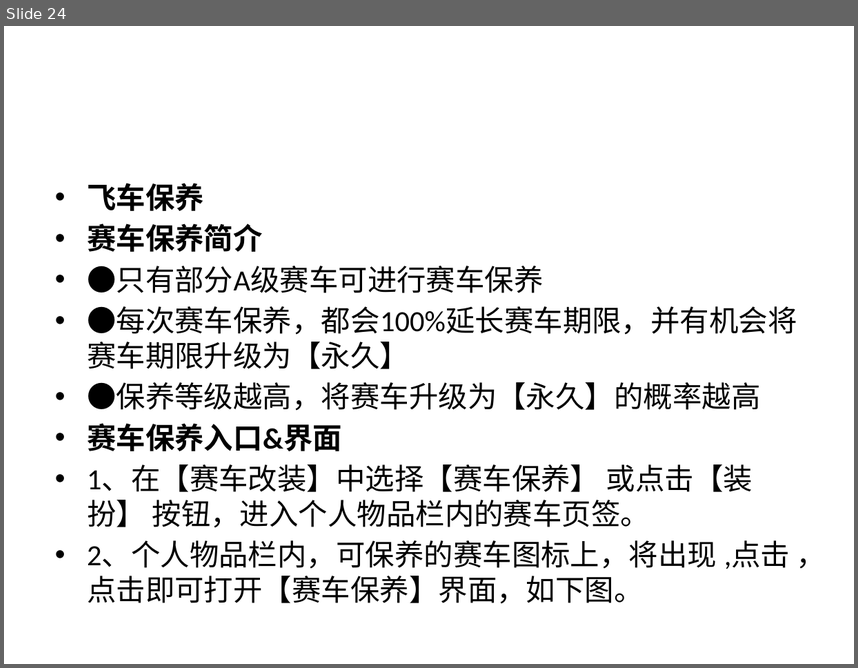
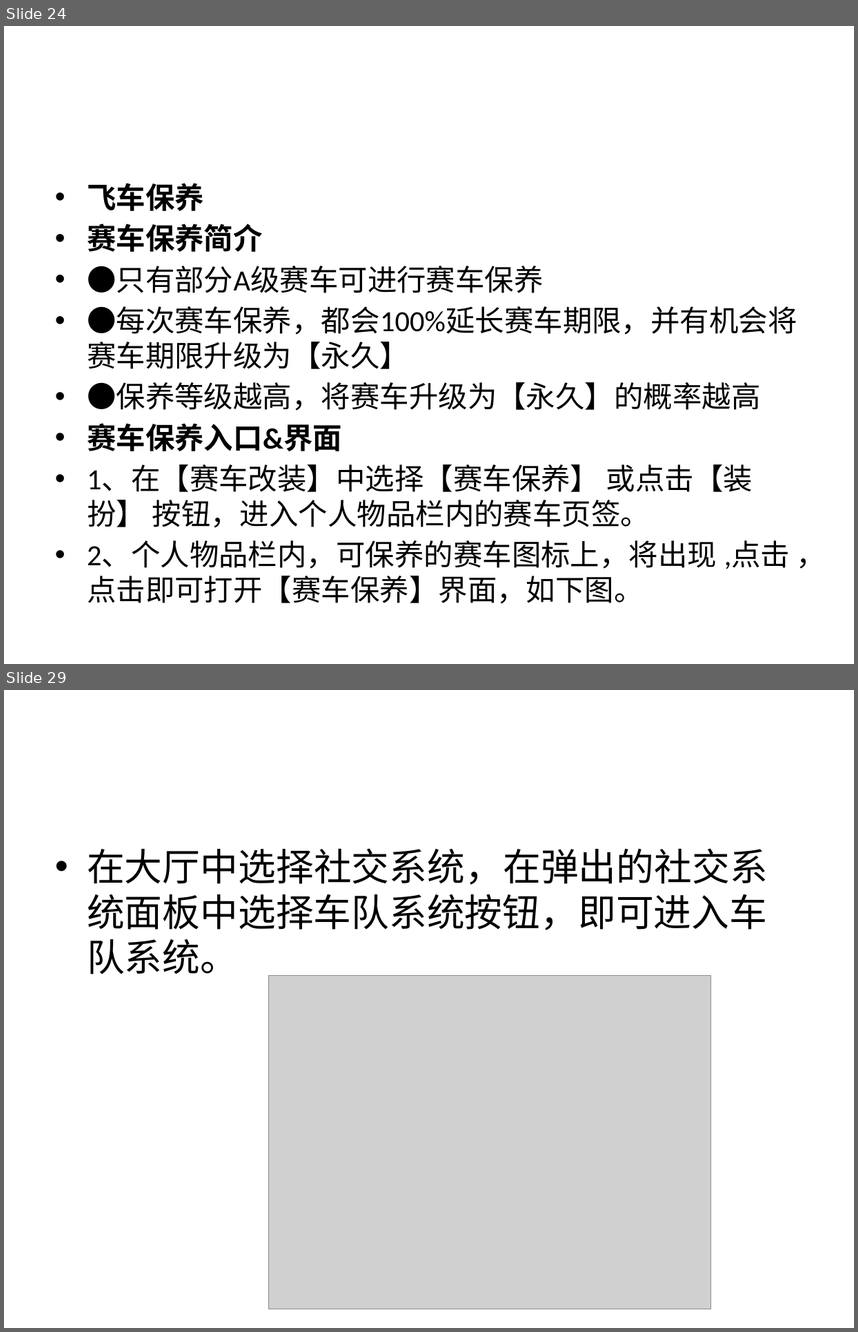
Before and after one commit to 838711801/PengPeng, a slide deck: 游戏分析/QQ飞车分析.pptx. Shown one above the other, each under a label of ours: slide 24 before the commit, slides 24 and 29 after it; the slides between them are not shown. The pictures are 858x668 and 858x1332 pixels, drawn with LibreOffice and Linux fonts; fonts in the diff are those of the drawing; grey boxes stand for pictures. Boxes give left, top, right and bottom in pixels: in the first picture for what was removed or moved away, otherwise in the second. Text is boxed around its words. In the diff, an @@ line names an element or a change of style, - is before the commit and + after.

```diff
--- a/游戏分析/QQ飞车分析.pptx
+++ b/游戏分析/QQ飞车分析.pptx
@@ slide 29 added at (x1=4, y1=690, x2=854, y2=1328), background #FFFFFF @@
@@ text added at (x1=87, y1=848, x2=768, y2=974), 32 pt, text #000000 @@
+• 在大厅中选择社交系统，在弹出的社交系统面板中选择车队系统按钮，即可进入车队系统。
@@ picture added at (x1=268, y1=976, x2=711, y2=1309) @@
```
Also in this commit, not shown: 1 slide changed, 8 other slides added, 1 other file.
